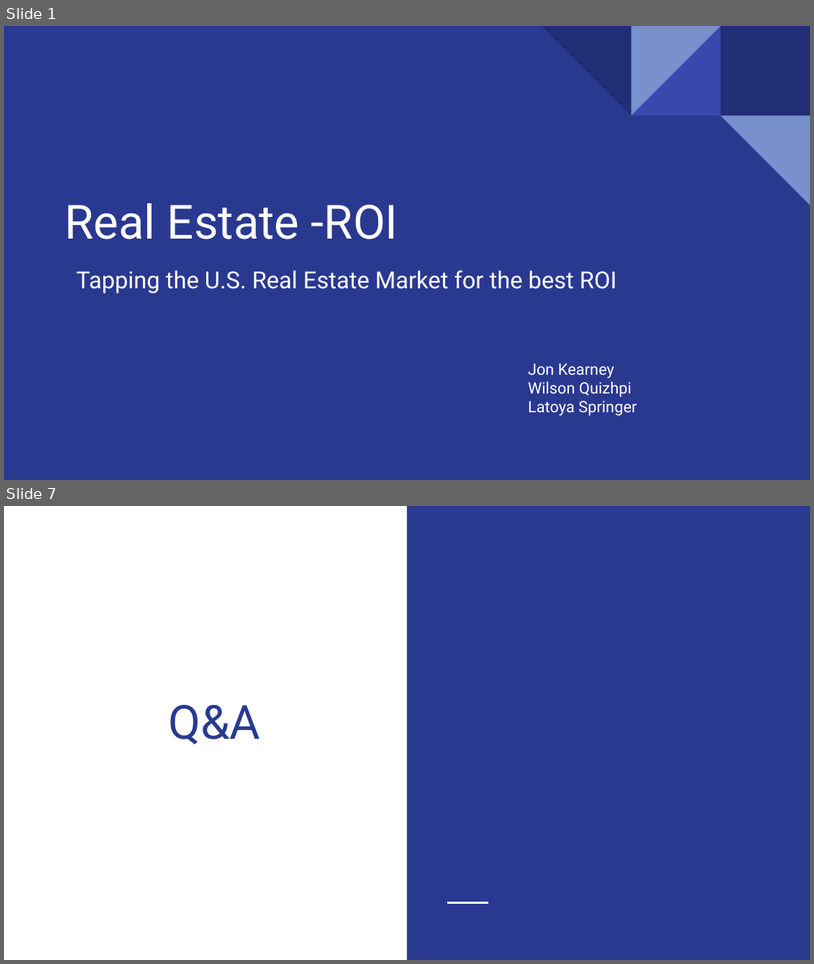
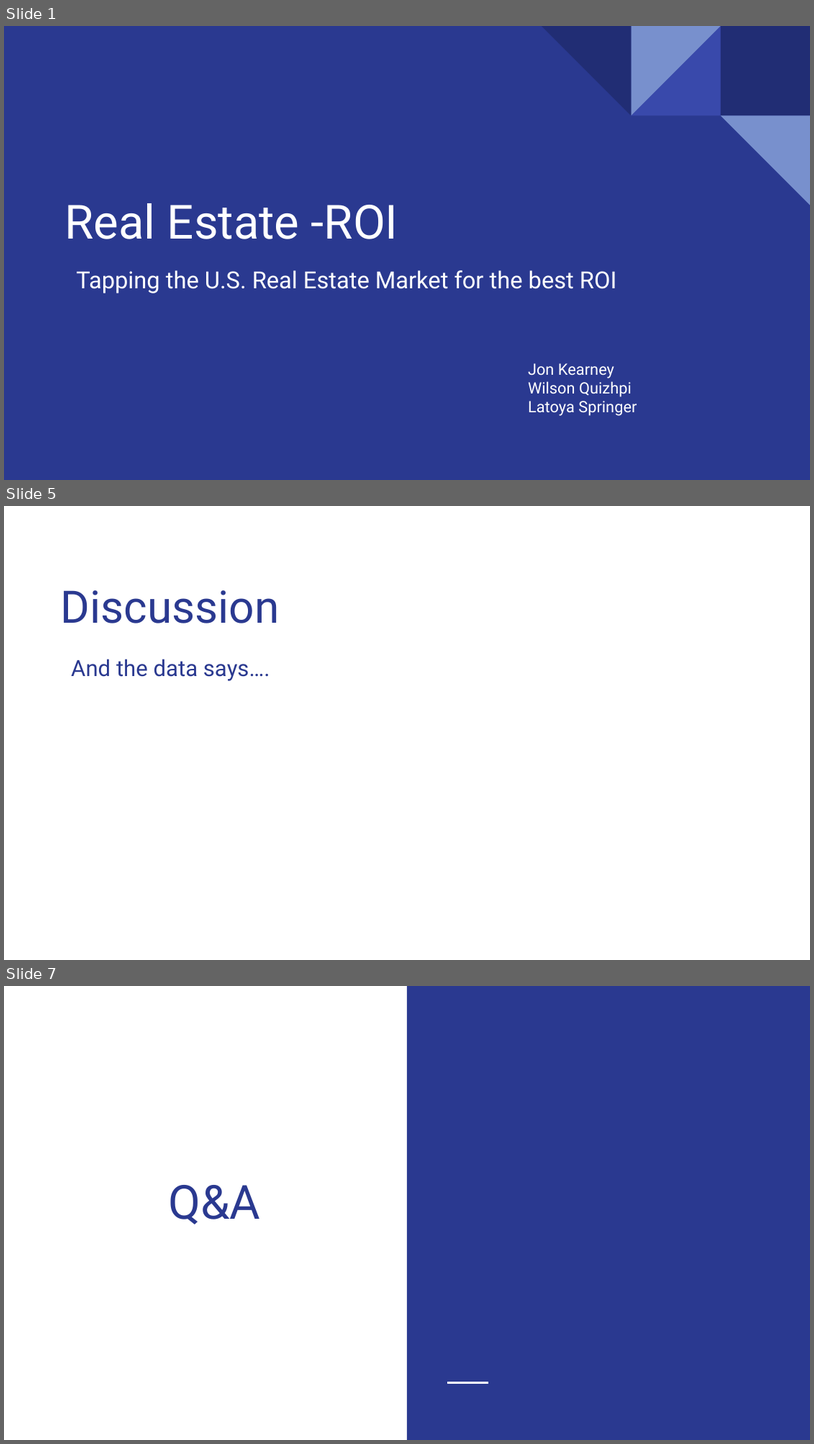
Before and after one commit to quizh001/Project-One, a slide deck: Case study.pptx. Shown one above the other, each under a label of ours: slides 1 and 7 before the commit, slides 1, 5 and 7 after it; the slides between them are not shown. The pictures are 814x964 and 814x1444 pixels, drawn with LibreOffice and Linux fonts; fonts in the diff are those of the drawing. Boxes give left, top, right and bottom in pixels: in the first picture for what was removed or moved away, otherwise in the second. Text is boxed around its words. In the diff, an @@ line names an element or a change of style, - is before the commit and + after.

```diff
--- a/Case study.pptx
+++ b/Case study.pptx
@@ slide 5 added at [4, 506, 810, 960], background #FFFFFF @@
@@ text added at [61, 590, 280, 623], 40 pt, text #2A3990 @@
+Discussion
@@ text added at [71, 659, 270, 681], 20 pt, text #2A3990 @@
+And the data says….
```
Also in this commit, not shown: 3 slides changed, 1 other slide added, 2 slides removed.
